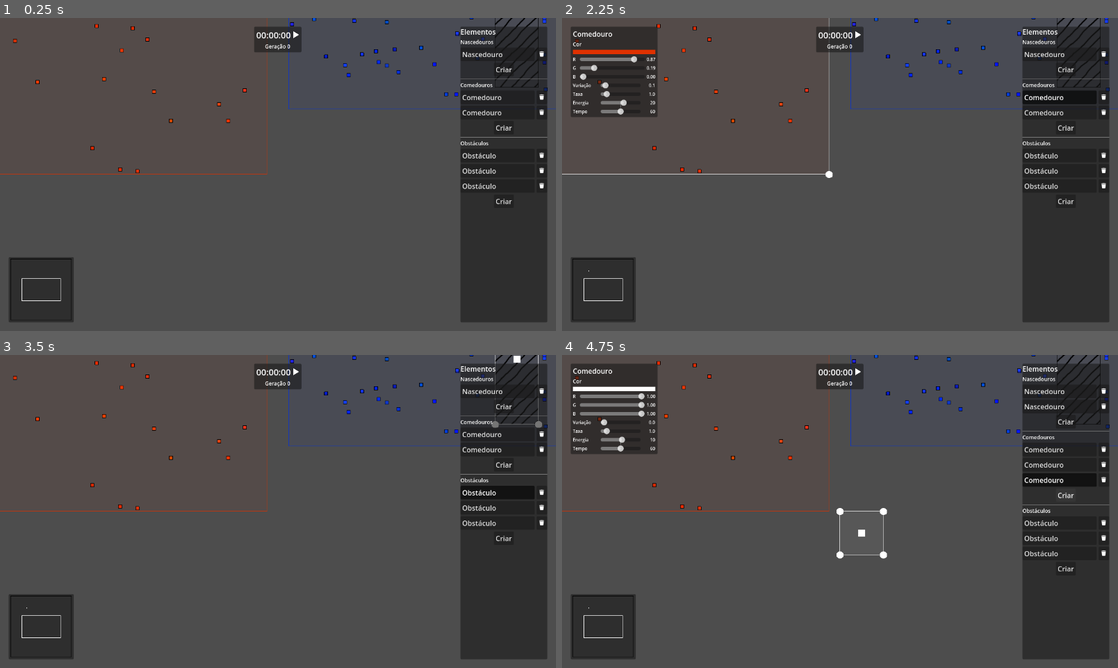
Above: before the commit, frames 1-4 (two rows, left to right).
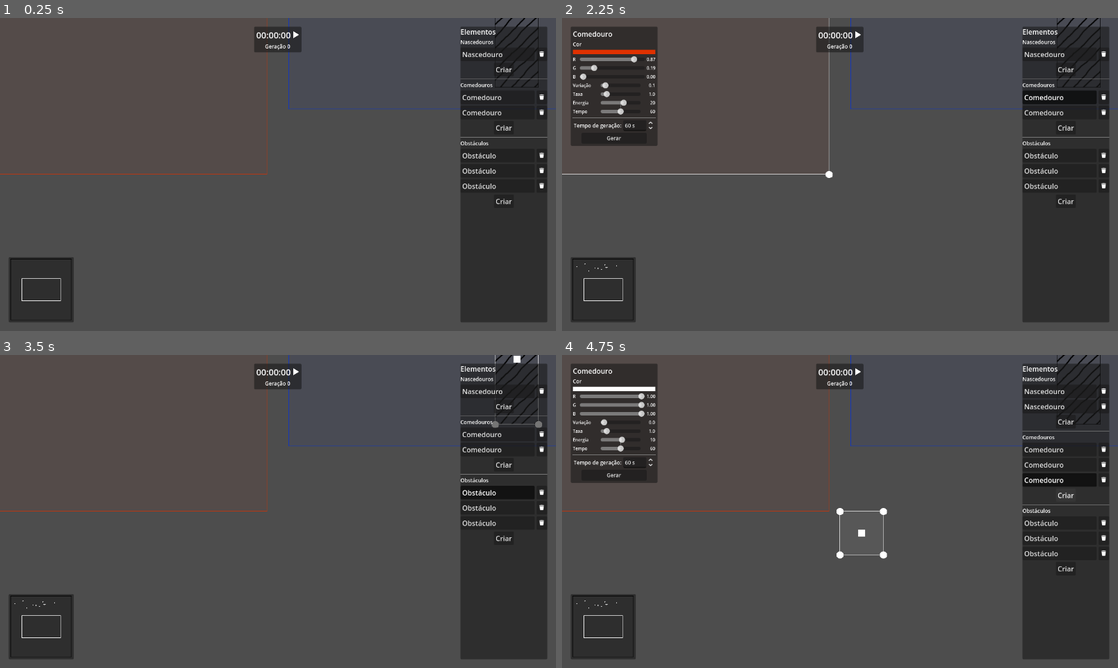
Above: after the commit, the same moments.

Repository: rodrigo-borges/attract-repel
Game: Godot game, scene res://world/world.tscn
The game is run twice, just before and just after one commit, with the same random seed, the same clock (stepped at 60 frames per second) and the same inputs. The project has no main scene, so this scene is started directly.
Inputs:
- Up to frame 1 (0.25 s): no input
- Up to frame 2 (2.25 s): click "Nascedouro" at 0.5 s; click "Gerar" at 1.25 s; click "Comedouro" at 2 s
- Up to frame 3 (3.5 s): click "Obstáculo" at 2.75 s
- Up to frame 4 (4.75 s): click "Criar" at 3.5 s; click "Criar" at 4.25 s

The runs differ from the first frame. In frame 1, 0.4% of the frame differs, in the area x 2-99%, y 0-50%; in frame 2, 1.7%, in the area x 1-99%, y 0-81%; in frame 3, 0.4%; in frame 4, 1.7%.

Commit message:
Permite gerar comida a partir dos comedouros

Diff:
--- a/creature_spawner/creature_spawner_card.tscn
+++ b/creature_spawner/creature_spawner_card.tscn
@@ -316,7 +316,7 @@
 layout_mode = 2
 theme = SubResource("Theme_icb6f")
 min_value = 1.0
-value = 1.0
+value = 10.0
 rounded = true
 
 [node name="SpawnBt" type="Button" parent="MarginContainer/VBoxContainer/VBoxContainer"]
--- a/food_spawner/food_spawner.gd
+++ b/food_spawner/food_spawner.gd
@@ -6,12 +6,12 @@
 @export var data:FoodSpawnerData
 var spawn_timer:Timer
 
+
 func _ready() -> void:
 	spawn_timer = Timer.new()
 	add_child(spawn_timer)
 	spawn_timer.timeout.connect(spawn)
 	spawn_timer.start(1./data.spawn_rate)
-
 	set_z_index(-2)
 
 func _draw() -> void:
--- a/food_spawner/food_spawner_card.gd
+++ b/food_spawner/food_spawner_card.gd
@@ -3,6 +3,7 @@
 class_name FoodSpawnerCard
 
 signal value_changed()
+signal spawn_pressed(time:float)
 
 @export var data:FoodSpawnerData
 
@@ -12,6 +13,9 @@
 @onready var energy_provided:ValueUI = find_child("EnergyProvided")
 @onready var decay_time:ValueUI = find_child("DecayTime")
 
+@onready var spawn_amount:Range = find_child("SpawnAmount")
+@onready var spawn_bt:Button = find_child("SpawnBt")
+
 
 func _ready() -> void:
     color.value_changed.connect(_on_value_changed)
@@ -19,6 +23,7 @@
     spawn_rate.value_changed.connect(_on_value_changed)
     energy_provided.value_changed.connect(_on_value_changed)
     decay_time.value_changed.connect(_on_value_changed)
+    spawn_bt.pressed.connect(func(): spawn_pressed.emit(spawn_amount.value))
 
 func set_data(new:FoodSpawnerData) -> void:
     data = new
--- a/food_spawner/food_spawner_card.tscn
+++ b/food_spawner/food_spawner_card.tscn
@@ -1,8 +1,12 @@
-[gd_scene load_steps=4 format=3 uid="uid://cvf7yf84caxyx"]
+[gd_scene load_steps=6 format=3 uid="uid://cvf7yf84caxyx"]
 
 [ext_resource type="Script" uid="uid://f8oyhlreu6t3" path="res://food_spawner/food_spawner_card.gd" id="1_6e0sx"]
 [ext_resource type="PackedScene" uid="uid://bdhcqi3n33rlo" path="res://creature_card/color_ui.tscn" id="2_vajrq"]
 [ext_resource type="PackedScene" uid="uid://d2gua8cqell5g" path="res://creature_card/value_ui.tscn" id="3_ukx76"]
+[ext_resource type="LabelSettings" uid="uid://bse0aa8ieynyj" path="res://world/hud/category_label_setting.tres" id="4_vajrq"]
+
+[sub_resource type="Theme" id="Theme_ukx76"]
+default_font_size = 12
 
 [node name="FoodSpawnerCard" type="PanelContainer"]
 custom_minimum_size = Vector2(200, 0)
@@ -68,3 +72,34 @@
 editable = true
 title_min_width = 60.0
 value_min_width = 30.0
+
+[node name="HSeparator" type="HSeparator" parent="MarginContainer/VBoxContainer"]
+layout_mode = 2
+
+[node name="VBoxContainer" type="VBoxContainer" parent="MarginContainer/VBoxContainer"]
+layout_mode = 2
+
+[node name="HBoxContainer2" type="HBoxContainer" parent="MarginContainer/VBoxContainer/VBoxContainer"]
+layout_mode = 2
+size_flags_horizontal = 4
+
+[node name="Label" type="Label" parent="MarginContainer/VBoxContainer/VBoxContainer/HBoxContainer2"]
+layout_mode = 2
+text = "Tempo de geração:"
+label_settings = ExtResource("4_vajrq")
+
+[node name="SpawnAmount" type="SpinBox" parent="MarginContainer/VBoxContainer/VBoxContainer/HBoxContainer2"]
+layout_mode = 2
+theme = SubResource("Theme_ukx76")
+min_value = 1.0
+value = 60.0
+rounded = true
+suffix = "s"
+
+[node name="SpawnBt" type="Button" parent="MarginContainer/VBoxContainer/VBoxContainer"]
+custom_minimum_size = Vector2(150, 0)
+layout_mode = 2
+size_flags_horizontal = 4
+focus_mode = 0
+theme_override_font_sizes/font_size = 12
+text = "Gerar"
--- a/world/world.gd
+++ b/world/world.gd
@@ -67,11 +67,8 @@
 func _ready() -> void:
 	for c_spawner in data.creature_spawners:
 		create_creature_spawner(c_spawner)
-
 	for f_spawner in data.food_spawners:
 		create_food_spawner(f_spawner)
-	call_deferred("spawn_initial_food")
-
 	for obs in data.obstacles:
 		create_obstacle(obs)
 
@@ -103,6 +100,7 @@
 	creature_spawner_card.value_changed.connect(_on_creature_spawner_card_updated)
 	creature_spawner_card.spawn_pressed.connect(_on_creature_spawner_spawn_pressed)
 	food_spawner_card.value_changed.connect(_on_food_spawner_card_updated)
+	food_spawner_card.spawn_pressed.connect(_on_food_spawner_spawn_pressed)
 	create_c_spawner_bt.pressed.connect(create_creature_spawner)
 	create_f_spawner_bt.pressed.connect(create_food_spawner)
 	create_obstacle_bt.pressed.connect(create_obstacle)
@@ -153,12 +151,6 @@
 	shape.set_normal(normal)
 	shape.set_distance(distance)
 	shape_node.set_shape(shape)
-
-func spawn_initial_food() -> void:
-	for s in food_spawners:
-		var amount:int = int(data.initial_food_spawn_time * s.data.spawn_rate)
-		for _a in amount:
-			s.spawn()
 
 func spawn_food(food:Food, pos:Vector2) -> void:
 	food_container.add_child(food)
@@ -396,6 +388,12 @@
 	if selected_world_element is FoodSpawner:
 		selected_world_element.update()
 
+func _on_food_spawner_spawn_pressed(time:float) -> void:
+	if selected_world_element is FoodSpawner:
+		var amount:int = int(time * selected_world_element.data.spawn_rate)
+		for _a in amount:
+			selected_world_element.spawn()
+
 func delete_world_element(element:Node2D, selector:WorldElementSelector) -> void:
 	if element == selected_world_element:
 		deselect_world_element()
--- a/world/world.tscn
+++ b/world/world.tscn
@@ -89,7 +89,6 @@
 area = Rect2(0, 0, 2000, 2000)
 boundary_texture = ExtResource("5_ocfjn")
 boundary_width = 20.0
-initial_food_spawn_time = 60
 creature_spawners = Array[ExtResource("2_ov2xu")]([SubResource("Resource_ov2xu")])
 food_spawners = Array[ExtResource("3_mad0u")]([SubResource("Resource_mad0u"), SubResource("Resource_ocfjn")])
 obstacles = Array[ExtResource("4_mad0u")]([SubResource("Resource_b2suy"), SubResource("Resource_h8lre"), SubResource("Resource_ysn08")])
--- a/world/world_data.gd
+++ b/world/world_data.gd
@@ -4,7 +4,6 @@
 @export var area:Rect2
 @export var boundary_texture:Texture2D
 @export var boundary_width:float
-@export var initial_food_spawn_time:int
 @export var creature_spawners:Array[CreatureSpawnerData]
 @export var food_spawners:Array[FoodSpawnerData]
 @export var obstacles:Array[ObstacleData]
Not shown, changed: README.md
